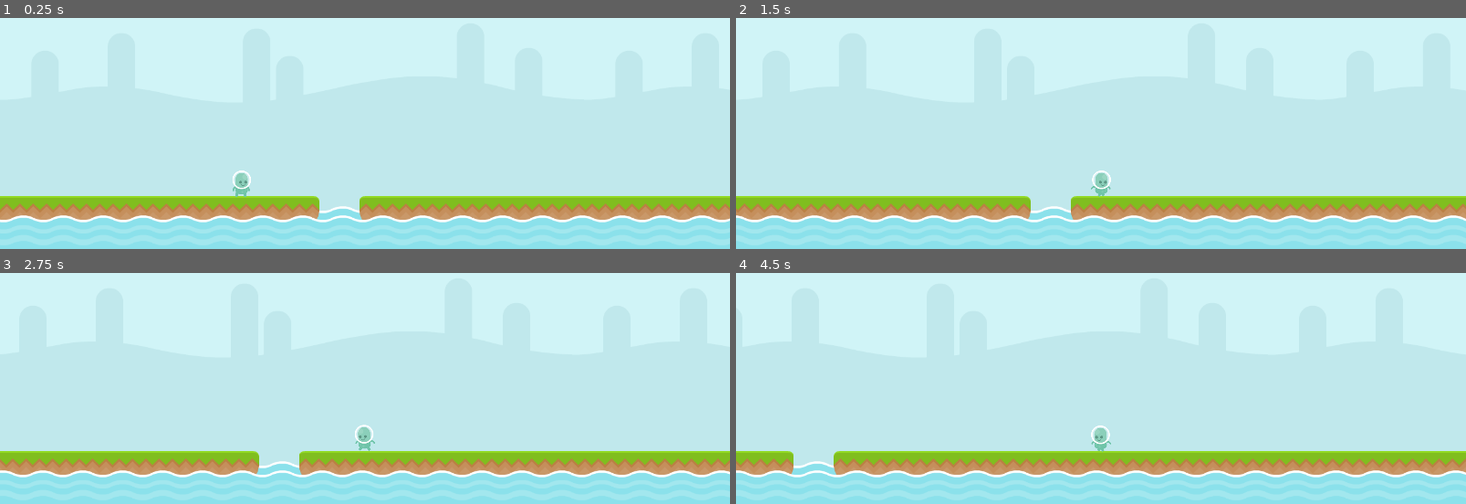
Above: before the commit, frames 1-4 (two rows, left to right).
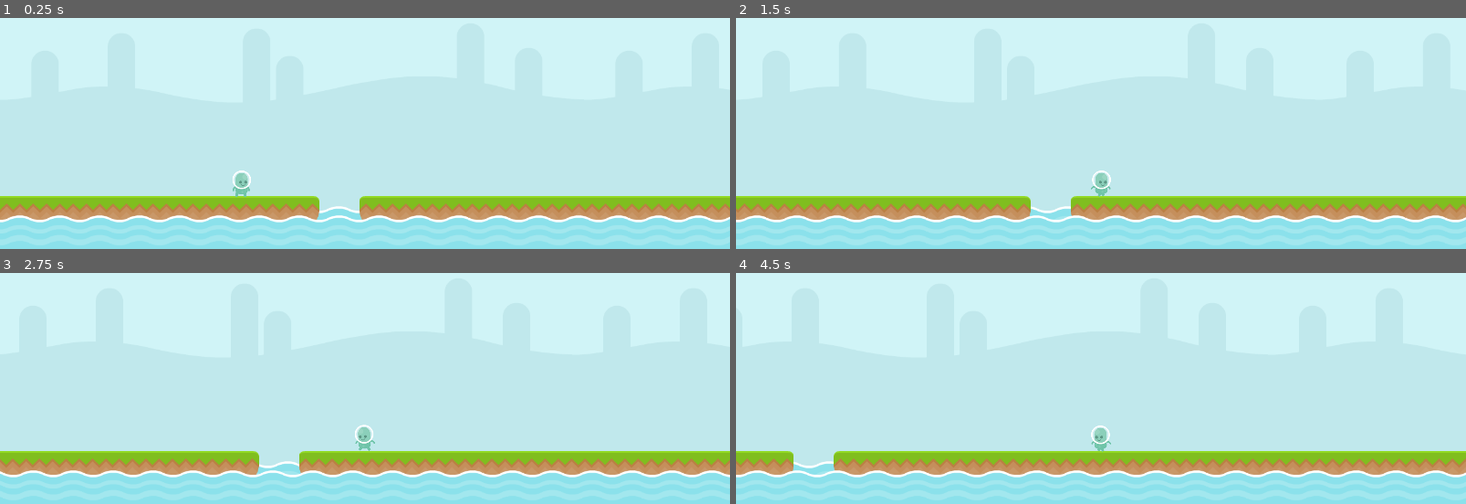
Above: after the commit, the same moments.

Repository: RafaelForbeck/the-way
Game: Godot game, scene res://scenes/phase.tscn
Two runs of this game, one before a commit and one after it. Both use one fixed random seed, a clock stepped at 60 frames per second and the inputs below.
Inputs:
- Up to frame 1 (0.25 s): no input
- Up to frame 2 (1.5 s): tap Enter (jump) at 0.5, 0.77 s; hold Right (move_right) from 0.53 s (still down)
- Up to frame 3 (2.75 s): tap Enter (jump) at 1.52 s; release Right (move_right) at 2.03 s; hold Left (move_left) from 2.03 s (still down)
- Up to frame 4 (4.5 s): release Left (move_left) at 2.78 s; hold Right (move_right) 2.78-4.28 s; tap Enter (jump) at 3.02, 3.77 s; hold Left (move_left) from 4.28 s (still down)

The runs differ from the first frame. In frame 1, 1.1% of the frame differs, in the area x 0-100%, y 81-89%; in frame 2, 2.5%; in frame 3, 2.0%; in frame 4, 2.6%.

Commit message:
feat: add water animation

Diff:
--- a/scenes/phase.tscn
+++ b/scenes/phase.tscn
@@ -1,11 +1,74 @@
-[gd_scene load_steps=9 format=4 uid="uid://b7jrexi7jbhxl"]
+[gd_scene load_steps=13 format=4 uid="uid://b7jrexi7jbhxl"]
 
 [ext_resource type="Texture2D" uid="uid://vb38jcwb76ch" path="res://sprites/bg_grasslands.png" id="1_44mud"]
 [ext_resource type="Texture2D" uid="uid://ivms13rjeykx" path="res://sprites/tiles_spritesheet.png" id="2_6n70k"]
+[ext_resource type="Script" path="res://scripts/water.gd" id="3_kaqn4"]
 [ext_resource type="PackedScene" uid="uid://5rgmrnka8y3c" path="res://entities/player.tscn" id="3_nqrv7"]
 
 [sub_resource type="RectangleShape2D" id="RectangleShape2D_48yma"]
 size = Vector2(5464, 128)
+
+[sub_resource type="Animation" id="Animation_4ttn1"]
+resource_name = "water"
+length = 12.0
+loop_mode = 1
+tracks/0/type = "value"
+tracks/0/imported = false
+tracks/0/enabled = true
+tracks/0/path = NodePath("Water/AnimationPlayer/Back:position")
+tracks/0/interp = 2
+tracks/0/loop_wrap = true
+tracks/0/keys = {
+"times": PackedFloat32Array(0, 6, 12),
+"transitions": PackedFloat32Array(1, 1, 1),
+"update": 0,
+"values": [Vector2(-300, -8), Vector2(-100, -8), Vector2(-300, -8)]
+}
+tracks/1/type = "value"
+tracks/1/imported = false
+tracks/1/enabled = true
+tracks/1/path = NodePath("Water/AnimationPlayer/Front:position")
+tracks/1/interp = 2
+tracks/1/loop_wrap = true
+tracks/1/keys = {
+"times": PackedFloat32Array(0, 6, 12),
+"transitions": PackedFloat32Array(1, 1, 1),
+"update": 0,
+"values": [Vector2(-300, 8), Vector2(0, 8), Vector2(-300, 8)]
+}
+
+[sub_resource type="Animation" id="Animation_15nwx"]
+length = 0.001
+tracks/0/type = "value"
+tracks/0/imported = false
+tracks/0/enabled = true
+tracks/0/path = NodePath("Water/AnimationPlayer/Back:position")
+tracks/0/interp = 1
+tracks/0/loop_wrap = true
+tracks/0/keys = {
+"times": PackedFloat32Array(0),
+"transitions": PackedFloat32Array(1),
+"update": 0,
+"values": [Vector2(-152, -8)]
+}
+tracks/1/type = "value"
+tracks/1/imported = false
+tracks/1/enabled = true
+tracks/1/path = NodePath("Water/AnimationPlayer/Front:position")
+tracks/1/interp = 1
+tracks/1/loop_wrap = true
+tracks/1/keys = {
+"times": PackedFloat32Array(0),
+"transitions": PackedFloat32Array(1),
+"update": 0,
+"values": [Vector2(-300, 8)]
+}
+
+[sub_resource type="AnimationLibrary" id="AnimationLibrary_s8njs"]
+_data = {
+"RESET": SubResource("Animation_15nwx"),
+"water": SubResource("Animation_4ttn1")
+}
 
 [sub_resource type="TileSetAtlasSource" id="TileSetAtlasSource_3q58e"]
 texture = ExtResource("2_6n70k")
@@ -220,18 +283,26 @@
 position = Vector2(2732, 552)
 shape = SubResource("RectangleShape2D_48yma")
 
-[node name="Back" type="TileMapLayer" parent="Water"]
+[node name="AnimationPlayer" type="AnimationPlayer" parent="Water"]
+root_node = NodePath("../..")
+libraries = {
+"": SubResource("AnimationLibrary_s8njs")
+}
+autoplay = "water"
+
+[node name="Back" type="TileMapLayer" parent="Water/AnimationPlayer"]
 z_index = -1
 position = Vector2(-152, -8)
 tile_map_data = PackedByteArray("AAAHAAYAAAAGAAgAAAAIAAYAAAAGAAgAAAAJAAYAAAAGAAgAAAAKAAYAAAAGAAgAAAAHAAcAAAAHAAMAAAAIAA …(6160 unchanged characters)…
 tile_set = SubResource("TileSet_78qt4")
 
-[node name="Front" type="TileMapLayer" parent="Water"]
+[node name="Front" type="TileMapLayer" parent="Water/AnimationPlayer"]
 z_index = 6
-position = Vector2(-152, 8)
+position = Vector2(-300, 8)
 tile_map_data = PackedByteArray("AAAHAAYAAAAGAAgAAAAIAAYAAAAGAAgAAAAJAAYAAAAGAAgAAAAKAAYAAAAGAAgAAAAHAAcAAAAHAAMAAAAIAA …(6160 unchanged characters)…
 tile_set = SubResource("TileSet_78qt4")
 rendering_quadrant_size = 70
+script = ExtResource("3_kaqn4")
 
 [node name="World" type="TileMapLayer" parent="."]
 tile_map_data = PackedByteArray("AAAAAAYAAAAHAAgAAAABAAYAAAAHAAgAAAACAAYAAAAHAAgAAAADAAYAAAAHAAgAAAAEAAYAAAAHAAgAAAAFAA …(1360 unchanged characters)…
--- /dev/null
+++ b/scripts/water.gd
@@ -0,0 +1,11 @@
+extends TileMapLayer
+
+
+# Called when the node enters the scene tree for the first time.
+func _ready() -> void:
+	pass # Replace with function body.
+
+
+# Called every frame. 'delta' is the elapsed time since the previous frame.
+func _process(delta: float) -> void:
+	pass
